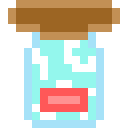
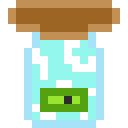
Layers edited between the first and the second (128, 128) image:
added layer "Laag 9" above "Laag 7" over [left=40, top=88, right=88, bottom=112]
hid "Laag 7" over [left=40, top=88, right=88, bottom=112]
